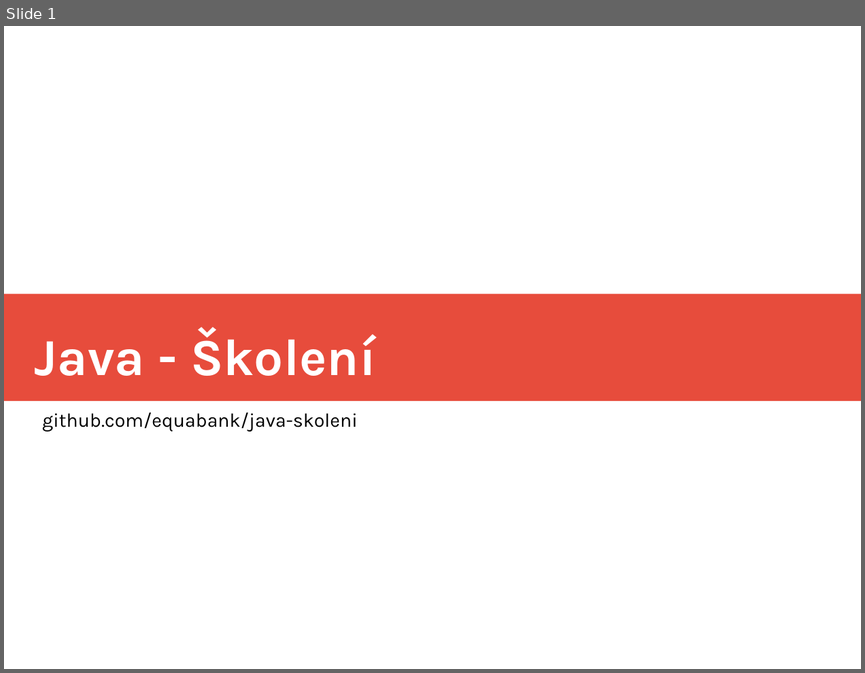
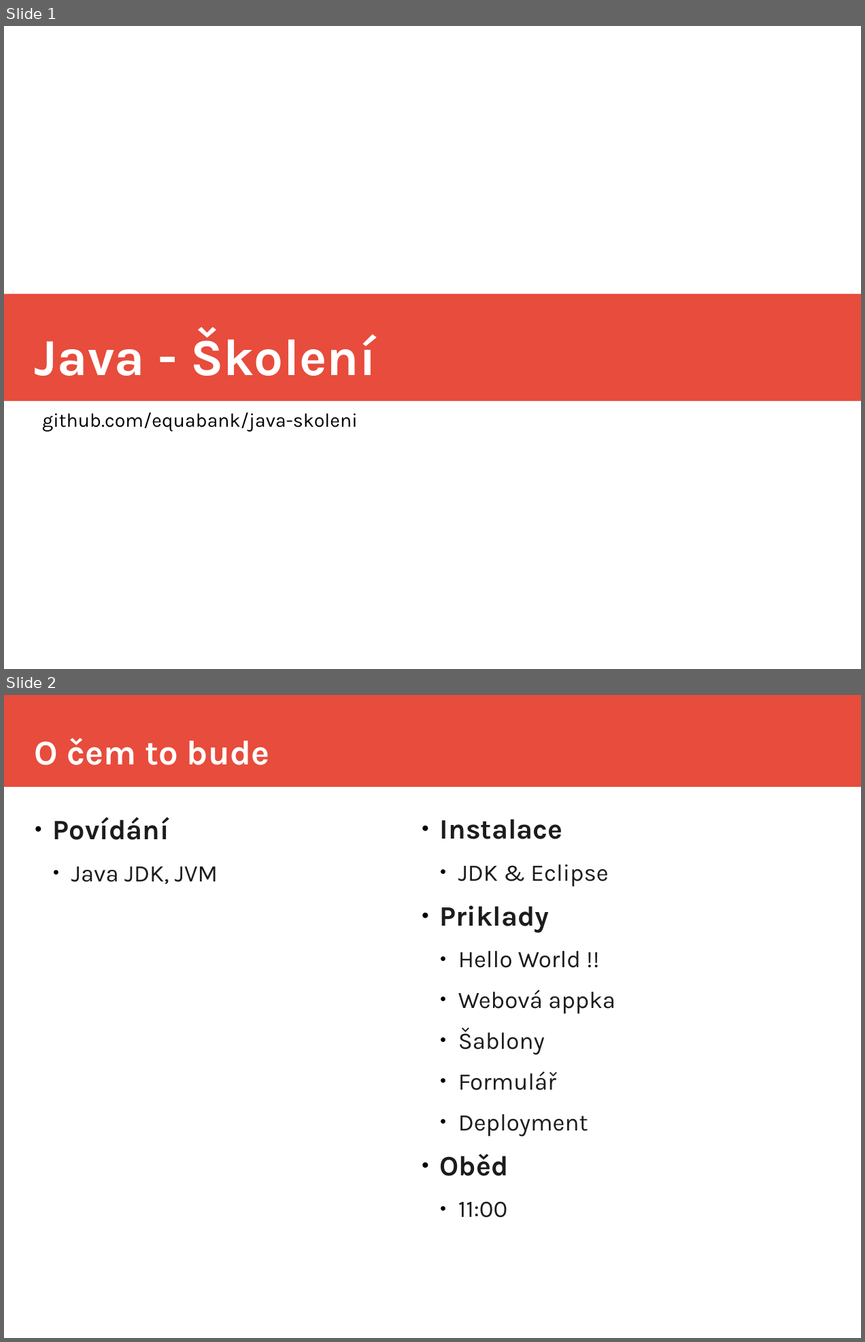
Before and after one commit to equabank/java-skoleni, a slide deck: v2/doc/prez.odp. Shown one above the other, each under a label of ours: slide 1 before the commit, slides 1 and 2 after it. The pictures are 865x673 and 865x1342 pixels, drawn with LibreOffice and Linux fonts; fonts in the diff are those of the drawing. Boxes give left, top, right and bottom in pixels: in the first picture for what was removed or moved away, otherwise in the second. Text is boxed around its words. In the diff, an @@ line names an element or a change of style, - is before the commit and + after.

```diff
--- a/v2/doc/prez.odp
+++ b/v2/doc/prez.odp
@@ slide 2 added at <box>4,695,861,1338</box>, background #FFFFFF @@
@@ rectangle added at <box>4,695,861,787</box>, fill #E74C3C @@
@@ title added at <box>35,738,269,765</box>, 32 pt, text #FFFFFF, bold @@
+O čem to bude
@@ text added at <box>53,817,218,884</box>, 22 pt, text #1C1C1C @@
+● Povídání
+  ● Java JDK, JVM
@@ text added at <box>440,819,615,1217</box>, 22 pt, text #1C1C1C @@
+● Instalace
+  ● JDK & Eclipse
+● Priklady
+  ● Hello World !!
+  ● Webová appka
+  ● Šablony
+  ● Formulář
+  ● Deployment
+● Oběd
+  ● 11:00
```
Also in this commit, not shown: 4 slides changed, 9 other slides added, 2 slides removed, 1 other file.
